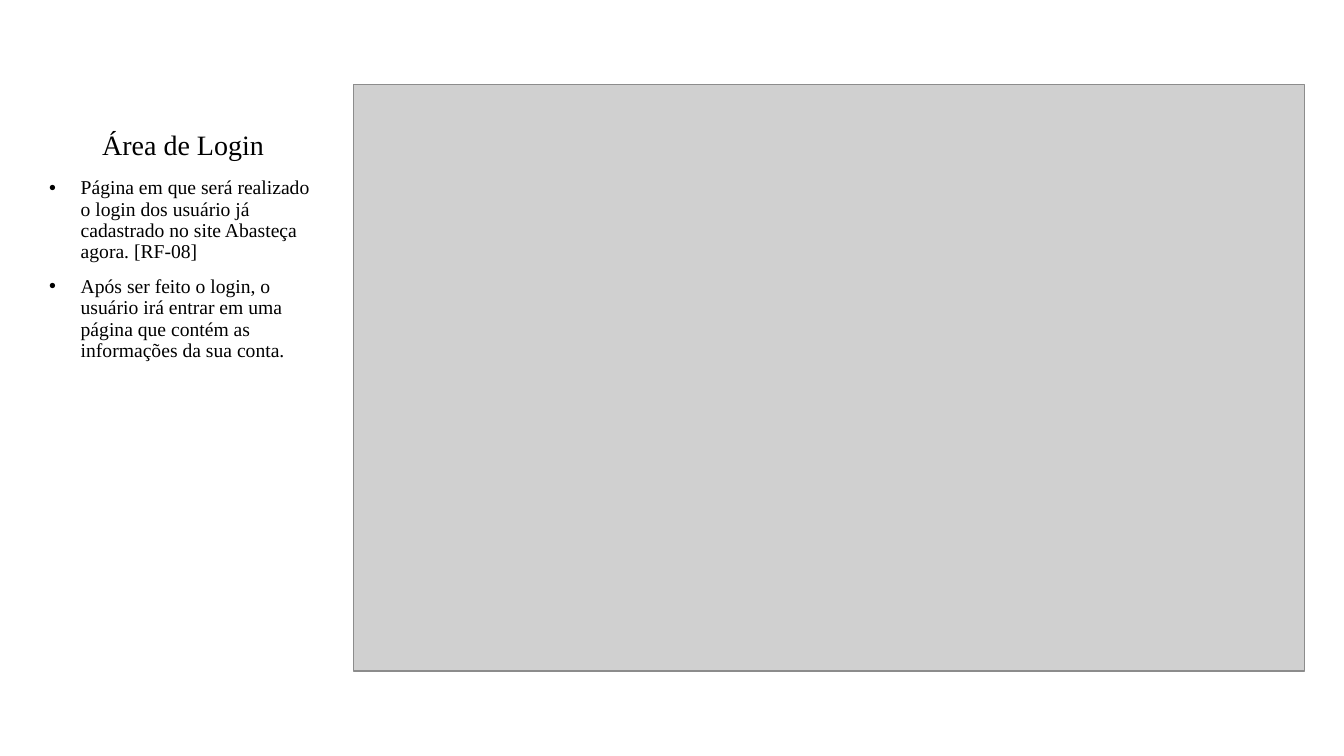
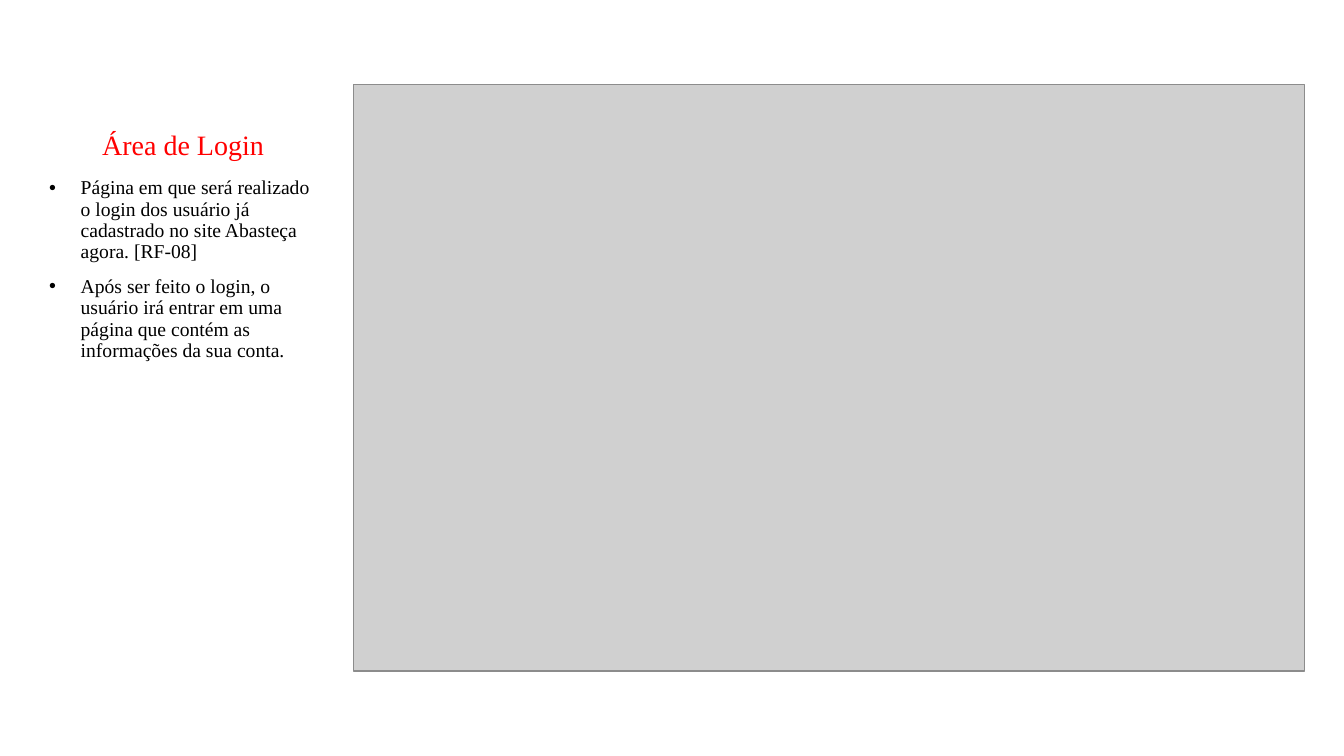
Before and after one commit to ICEI-PUC-Minas-PMV-ADS/pmv-ads-2021-2-e1-proj-web-t5-g3-controle-precos, a slide deck: slide 6 of Apresentação do projeto.pptx. Drawn at 1344x756 pixels with LibreOffice and Linux fonts; fonts in the diff are those of the drawing; grey boxes stand for pictures. Boxes give left, top, right and bottom in pixels: in the first picture for what was removed or moved away, otherwise in the second. Text is boxed around its words. In the diff, an @@ line names an element or a change of style, - is before the commit and + after.

```diff
--- a/Apresentação do projeto.pptx
+++ b/Apresentação do projeto.pptx
@@ title "Área de Login" at <box>102,134,264,161</box>: text colour #000000 to #FF0000 @@
```
Also in this commit, not shown: 4 other slides changed.
